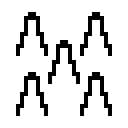
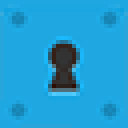
Layer changes from the first 128 × 128 image to the second:
added group "overlays" with 12 layers above "keys/locks" over [0, 0, 128, 128]
removed layer "spikes" over [16, 12, 112, 116]
added group "keys/locks" with 4 layers above "coins" over [0, 0, 128, 128]
added layer "blue lock" in group "keys/locks" over [0, 0, 128, 128]
added layer "base" over [0, 0, 128, 128]
